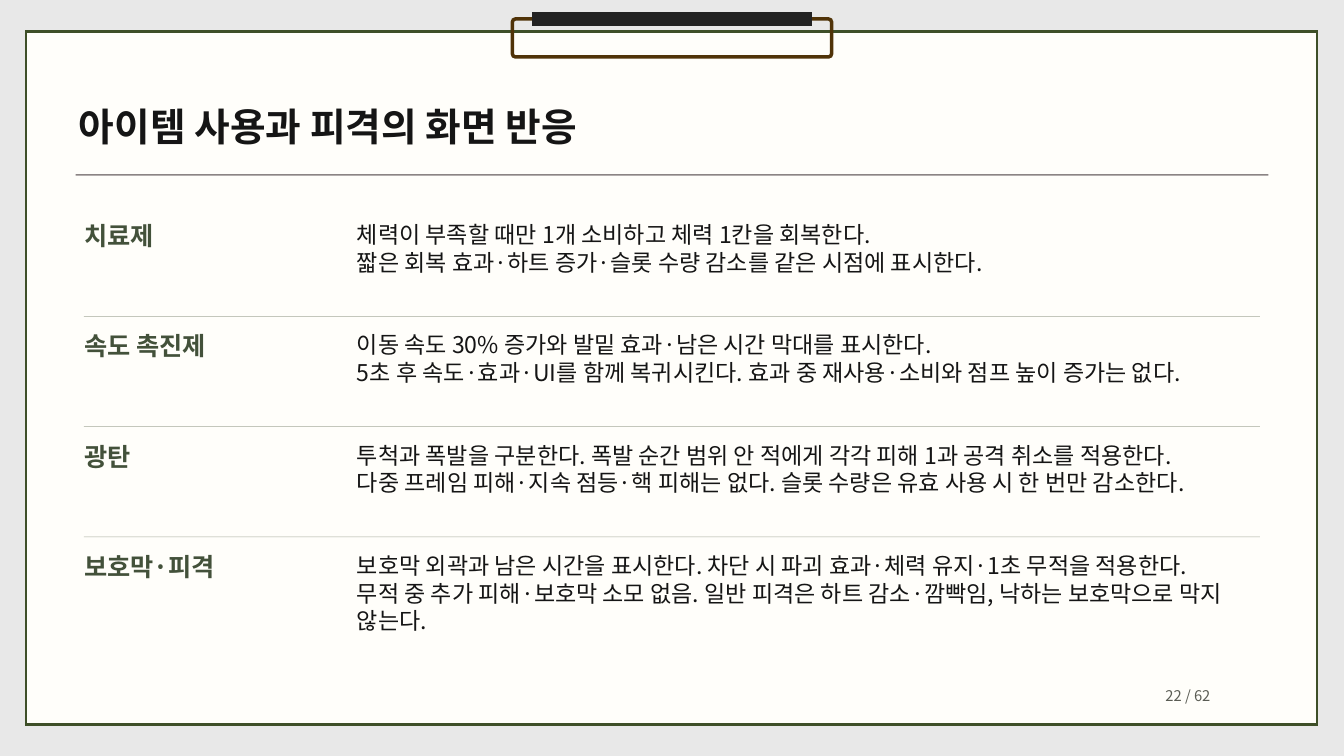
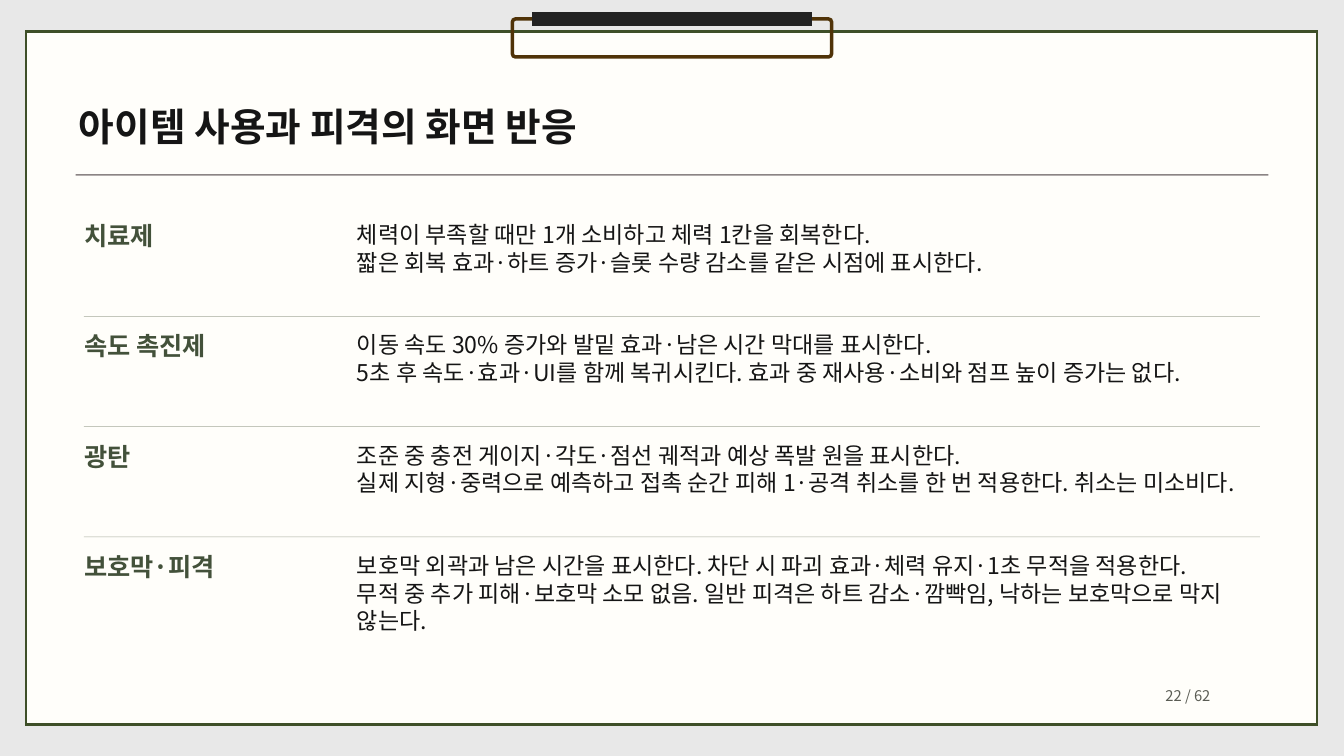
Before and after one commit to dbguswh/2Dgame_project, a slide deck: slide 22 of 2D게임프로그래밍 기획서.pptx. Drawn at 1344x756 pixels with LibreOffice and Linux fonts; fonts in the diff are those of the drawing. Boxes give left, top, right and bottom in pixels: in the first picture for what was removed or moved away, otherwise in the second. Text is boxed around its words. In the diff, an @@ line names an element or a change of style, - is before the commit and + after.

Commit message:
광탄 충전과 방향 조준 규칙을 기획서에 반영

```diff
--- a/2D게임프로그래밍 기획서.pptx
+++ b/2D게임프로그래밍 기획서.pptx
@@ text at (357,445,1234,493): text changed @@
-투척과 폭발을 구분한다. 폭발 순간 범위 안 적에게 각각 피해 1과 공격 취소를 적용한다.
-다중 프레임 피해·지속 점등·핵 피해는 없다. 슬롯 수량은 유효 사용 시 한 번만 감소한다.
+조준 중 충전 게이지·각도·점선 궤적과 예상 폭발 원을 표시한다.
+실제 지형·중력으로 예측하고 접촉 순간 피해 1·공격 취소를 한 번 적용한다. 취소는 미소비다.
```
Also in this commit, not shown: 7 other slides changed, 1 other file.
